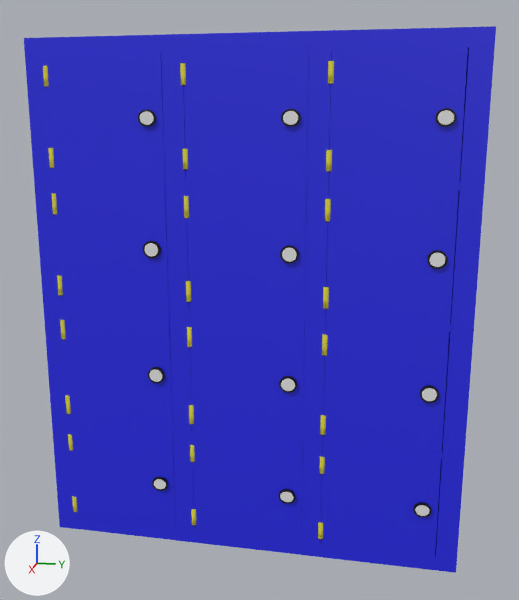
Before and after pictures for a commit that changed the Blender file Assets/_Main/Models & Prefabs/Models/Furniture/locker.blend.
Before and after are seen from a camera (50 mm lens) standing at (11.28, 5.26, 5.79) and looking at (0.03, 3.01, 2.97). The axes (+X, +Y, +Z) are drawn at lower left. The lights are the same throughout.

Script lines for the objects in view, before the commit:
```python
me_cube = bpy.data.meshes.new('Cube')
me_cube.from_pydata(...)  # 7928 vertices, 4254 faces, 2 loose edges; spans x -1.0..1.05, y -0.32..6.32, z -1.0..7.0
# faces by material slot: [199, 3262, 773, 20]
me_cube.materials.append(mat_material_001)  # blue #2628e7
me_cube.materials.append(mat_material_002)  # yellow #e7e139
me_cube.materials.append(mat_material_003)  # black #000000
me_cube.materials.append(mat_material_004)  # white #e7e7e7
ob_cube = bpy.data.objects.new('Cube', me_cube)
ob_cube.location = (0.0, 0.0, 0.0)
```
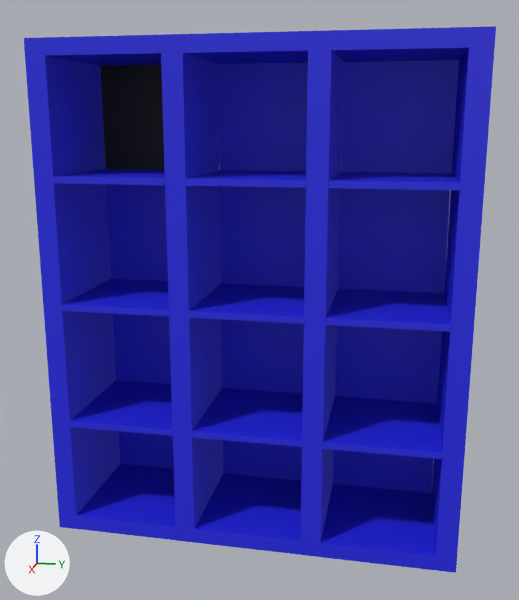
Diff of the bpy script that builds the scene:
```diff
--- a/Assets/_Main/Models & Prefabs/Models/Furniture/locker.blend.py
+++ b/Assets/_Main/Models & Prefabs/Models/Furniture/locker.blend.py
@@ me_cube @@
 # used by ob_cube; location = (0.0, 0.0, 0.0)
-me_cube.from_pydata(...)  # 7928 vertices, 4254 faces, 2 loose edges; spans x -1.0..1.05, y -0.32..6.32, z -1.0..7.0
+me_cube.from_pydata(...)  # 152 vertices, 126 faces, 2 loose edges; spans x -1.0..1.01, y -0.32..6.32, z -1.0..7.0
+# me_cube part 1: 132 loose pieces with 7776 vertices, spanning x 0.89..1.05, y -0.06..5.99, z -0.75..6.75, are deleted
 me_cube.materials.append(mat_material_001)
-me_cube.materials.append(mat_material_002)  # yellow #e7e139
 me_cube.materials.append(mat_material_003)
-me_cube.materials.append(mat_material_004)  # white #e7e7e7
```

Where the change shows, as pixel boxes (x1, y1, x2, y2) in the pictures (519 x 600 px):
part 1 of me_cube, deleted
    before: (43, 47, 468, 556)
